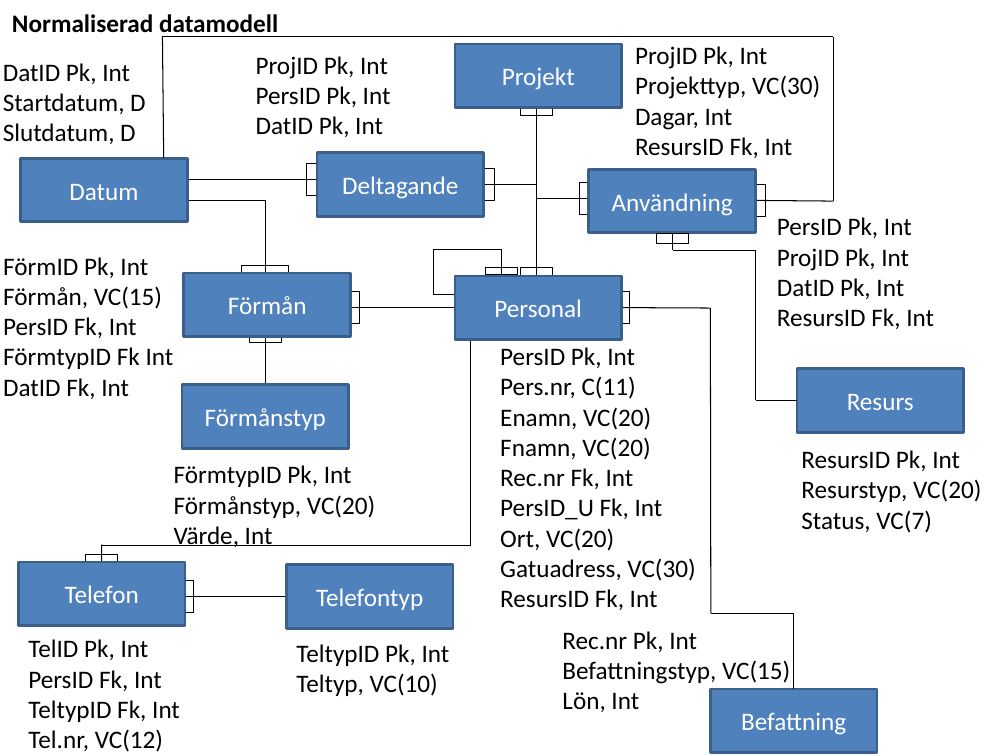
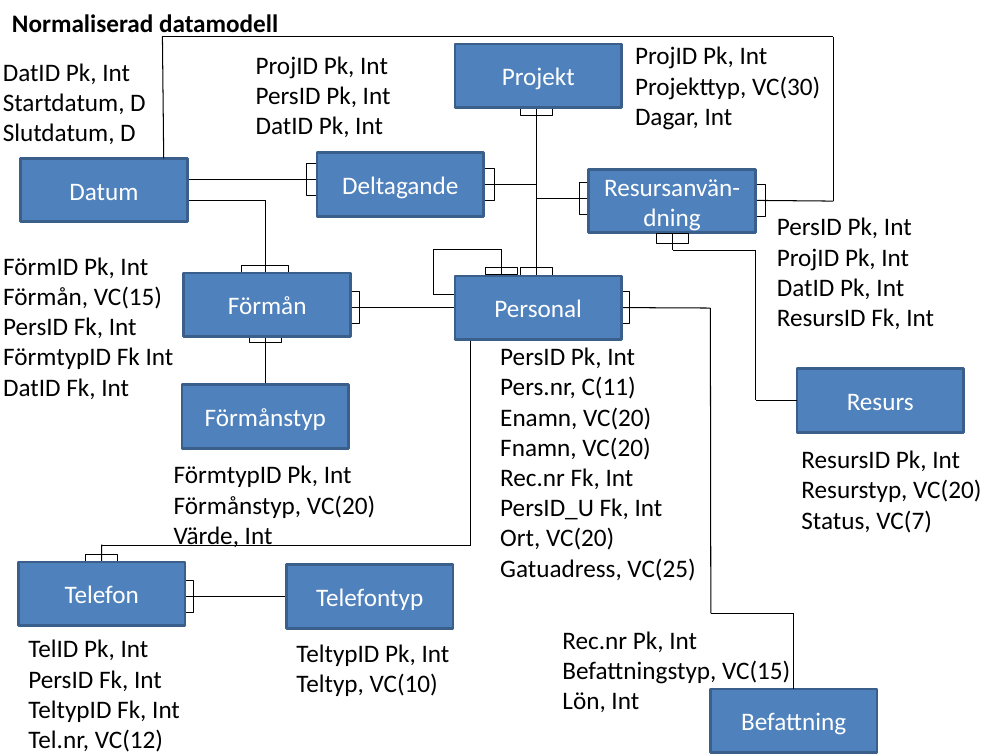
Before and after one commit to ed222an/Databasteknik, a slide deck: slide 6 of Labb 2/Laboration2.pptx. Drawn at 1008x756 pixels with LibreOffice and Linux fonts; fonts in the diff are those of the drawing. Boxes give left, top, right and bottom in pixels: in the first picture for what was removed or moved away, otherwise in the second. Text is boxed around its words. In the diff, an @@ line names an element or a change of style, - is before the commit and + after.

```diff
--- a/Labb 2/Laboration2.pptx
+++ b/Labb 2/Laboration2.pptx
@@ text at (635,137,793,158): paragraph removed @@
-ResursID Fk, Int
@@ text in rectangle at (604,179,740,232): text changed @@
-Användning
+Resursanvän-dning
@@ text at (500,558,695,581): text changed @@
-Gatuadress, VC(30)
-ResursID Fk, Int
+Gatuadress, VC(25)
```
Also in this commit, not shown: 4 other slides changed.
